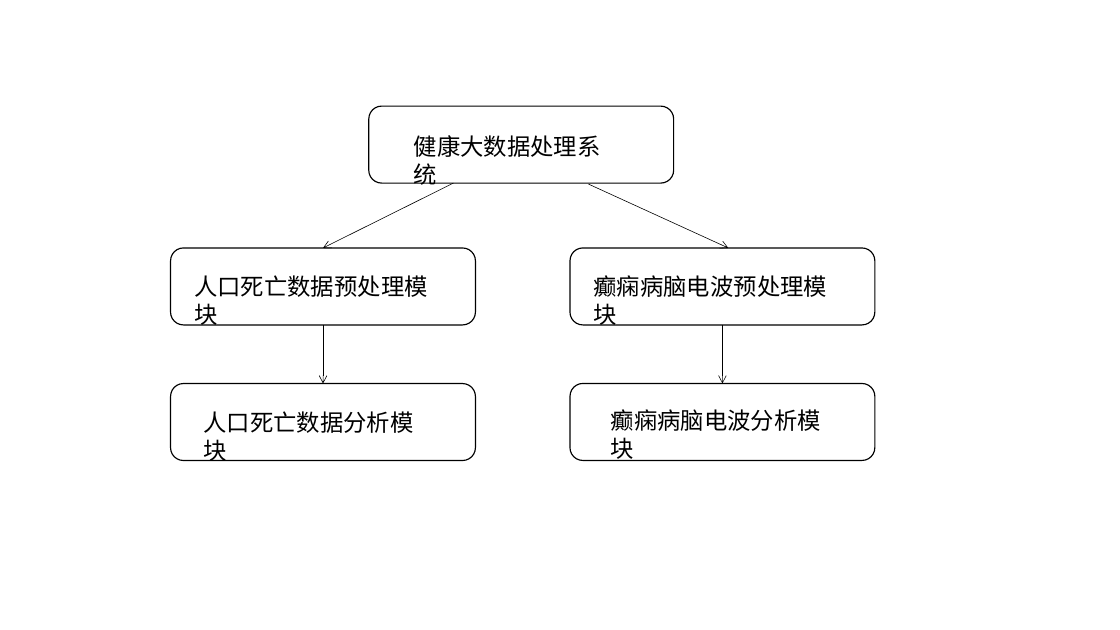
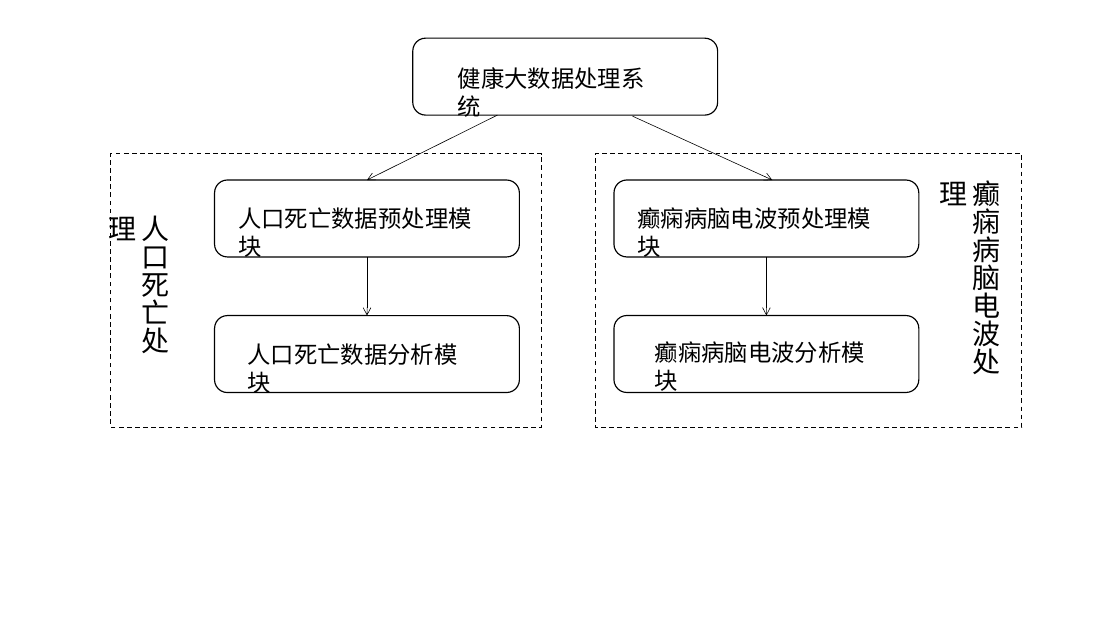
Before and after one commit to shinne/graduation, a slide deck: slide 33 of 毕设论文相关/我的相关/ppt/allPPT.pptx. Drawn at 1120x630 pixels with LibreOffice and Linux fonts; fonts in the diff are those of the drawing. Boxes give left, top, right and bottom in pixels: in the first picture for what was removed or moved away, otherwise in the second. Text is boxed around its words. In the diff, an @@ line names an element or a change of style, - is before the commit and + after.

Commit message:
0303最新版第五章系统整合

```diff
--- a/毕设论文相关/我的相关/ppt/allPPT.pptx
+++ b/毕设论文相关/我的相关/ppt/allPPT.pptx
@@ 5 texts, 5 rounded rectangles, 4 arrows moved together from (x1=171, y1=106, x2=875, y2=461) to (x1=214, y1=38, x2=919, y2=393) @@
@@ rectangle added at (x1=111, y1=154, x2=542, y2=428), outline #000000 1 pt dashed @@
@@ rectangle added at (x1=595, y1=154, x2=1022, y2=428), outline #000000 1 pt dashed @@
@@ text added at (x1=973, y1=180, x2=1001, y2=374), 24 pt, text #000000 @@
+癫痫病脑电波处理
@@ text added at (x1=142, y1=215, x2=170, y2=353), 24 pt, text #000000 @@
+人口死亡处理
```
Also in this commit, not shown: 1 other slide changed, 5 other files.
